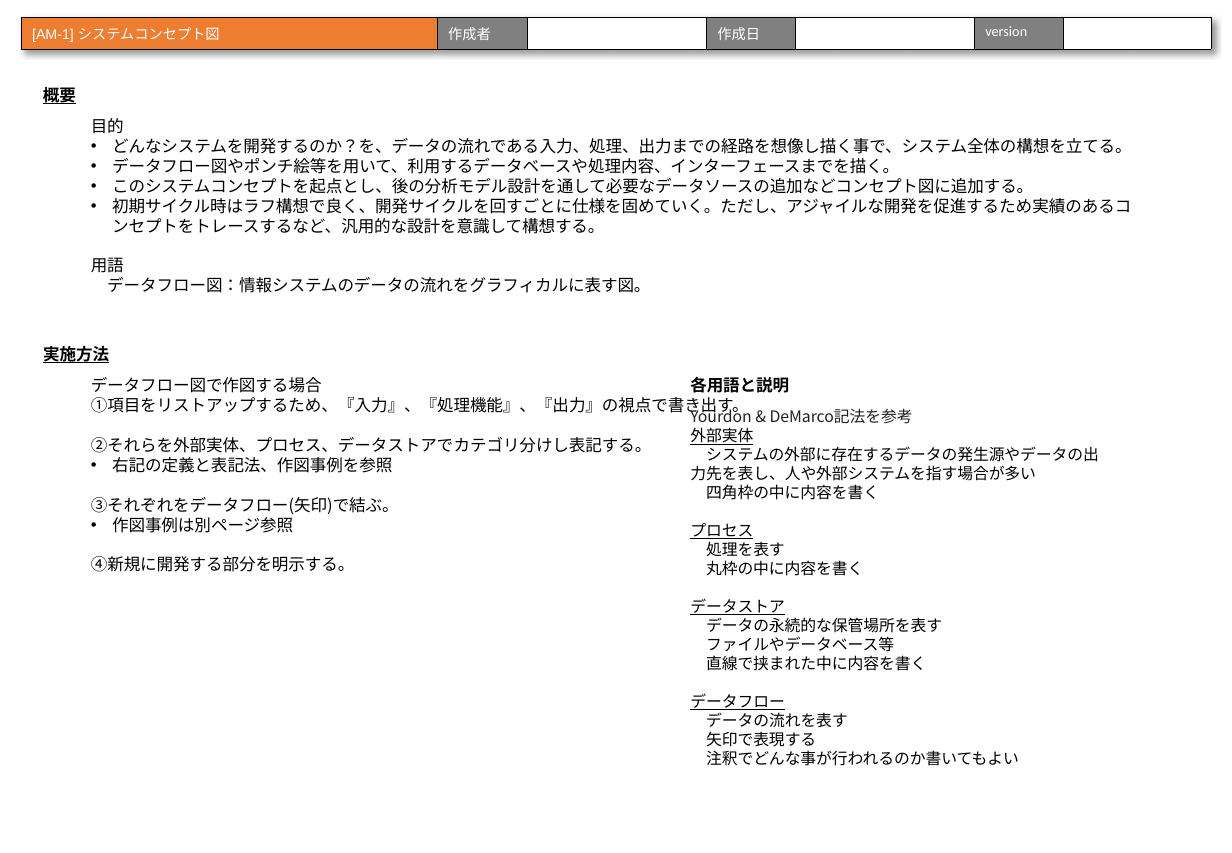
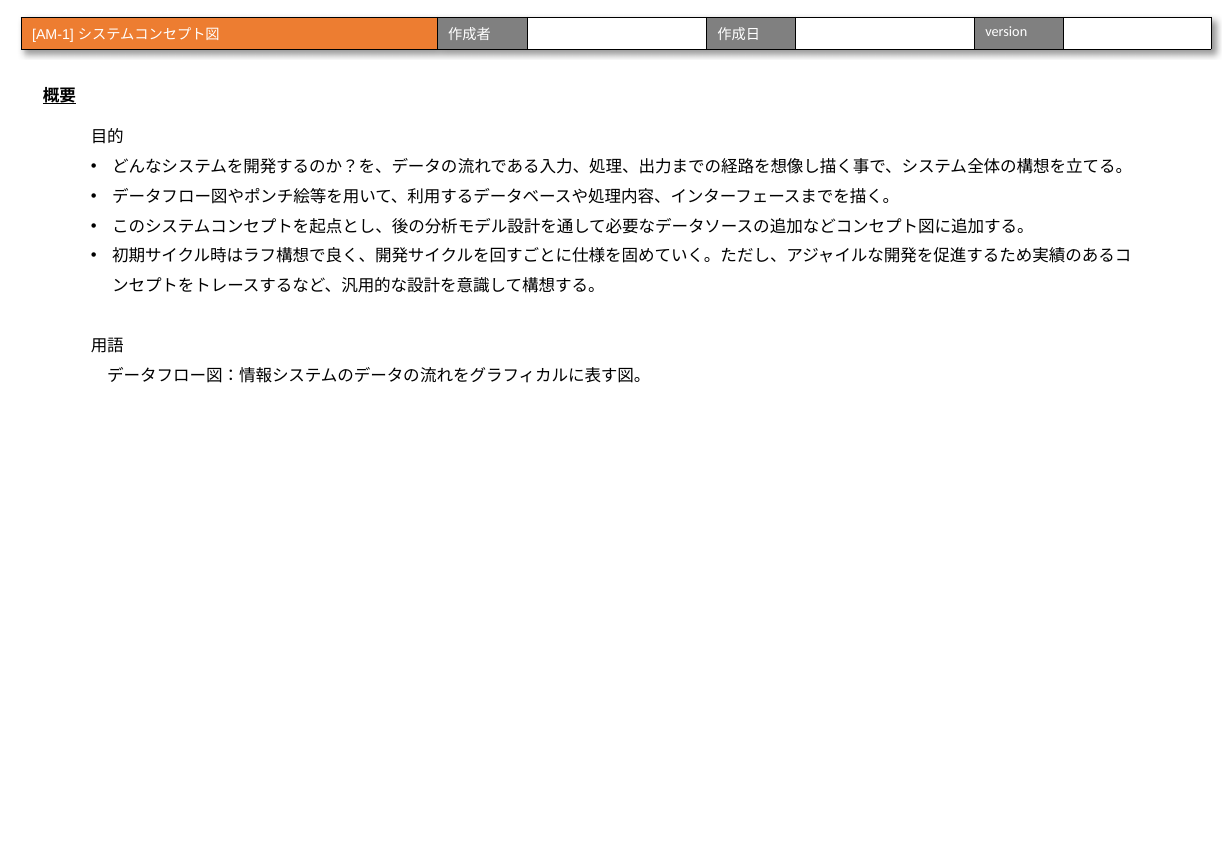
Before and after one commit to urayukitaka/Dev_process_paper, a slide deck: slide 46 of AI_sysytem_dev_process_study.pptx (slide 37 before the commit). Drawn at 1232x853 pixels with LibreOffice and Linux fonts; fonts in the diff are those of the drawing. Boxes give left, top, right and bottom in pixels: in the first picture for what was removed or moved away, otherwise in the second. Text is boxed around its words. In the diff, an @@ line names an element or a change of style, - is before the commit and + after.

```diff
--- a/AI_sysytem_dev_process_study.pptx
+++ b/AI_sysytem_dev_process_study.pptx
@@ text "目的" at (91, 128, 1132, 383): line spacing 1 to 1.5 @@
@@ text removed at (43, 346, 109, 363) @@
-実施方法
@@ text removed at (91, 377, 749, 572) @@
-データフロー図で作図する場合
-①項目をリストアップするため、『入力』、『処理機能』、『出力』の視点で書き出す。
-②それらを外部実体、プロセス、データストアでカテゴリ分けし表記する。
-• 右記の定義と表記法、作図事例を参照
-③それぞれをデータフロー(矢印)で結ぶ。
-• 作図事例は別ページ参照
-④新規に開発する部分を明示する。
@@ text removed at (690, 377, 789, 393) @@
-各用語と説明
@@ text removed at (690, 406, 1099, 766) @@
-Yourdon & DeMarco記法を参考
-外部実体
-システムの外部に存在するデータの発生源やデータの出力先を表し、人や外部システムを指す場合が多い
-四角枠の中に内容を書く
-プロセス
-処理を表す
-丸枠の中に内容を書く
-データストア
-データの永続的な保管場所を表す
-ファイルやデータベース等
-直線で挟まれた中に内容を書く
-データフロー
-データの流れを表す
-矢印で表現する
-注釈でどんな事が行われるのか書いてもよい
```
Also in this commit, not shown: 41 other slides changed, 20 slides added, 1 other file.
